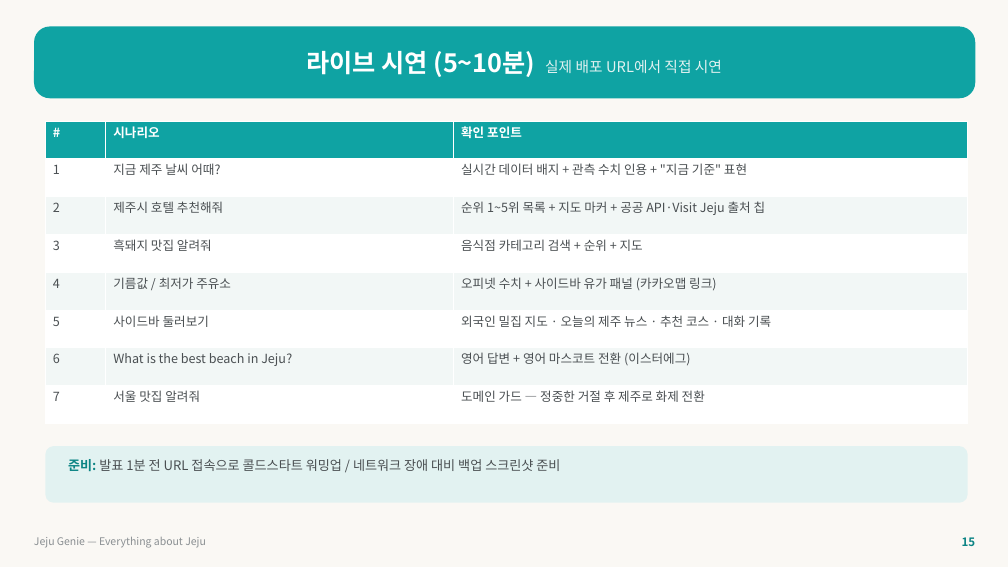
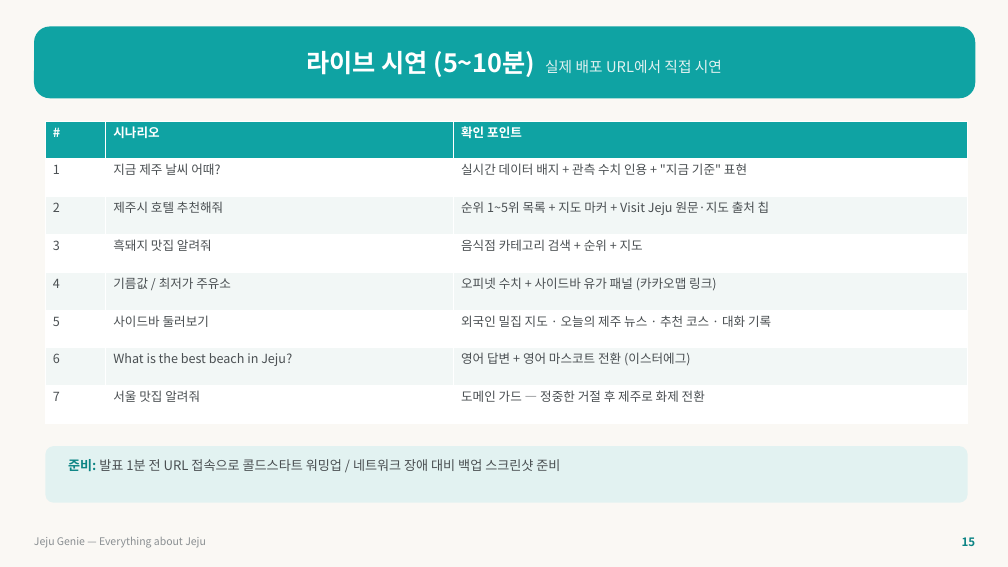
Before and after one commit to juyoo0729/jeju-genie, a slide deck: slide 16 of doc/제주지니_발표자료.pptx. Drawn at 1008x567 pixels with LibreOffice and Linux fonts; fonts in the diff are those of the drawing. Boxes give left, top, right and bottom in pixels: in the first picture for what was removed or moved away, otherwise in the second. Text is boxed around its words. In the diff, an @@ line names an element or a change of style, - is before the commit and + after.

```diff
--- a/doc/제주지니_발표자료.pptx
+++ b/doc/제주지니_발표자료.pptx
@@ table at [45,121,968,423] @@
-row 3, column 3: 순위 1~5위 목록 + 지도 마커 + 공공 API·Visit Jeju 출처 칩
+row 3, column 3: 순위 1~5위 목록 + 지도 마커 + Visit Jeju 원문·지도 출처 칩
```
Also in this commit, not shown: 10 other slides changed, 3 other files.
